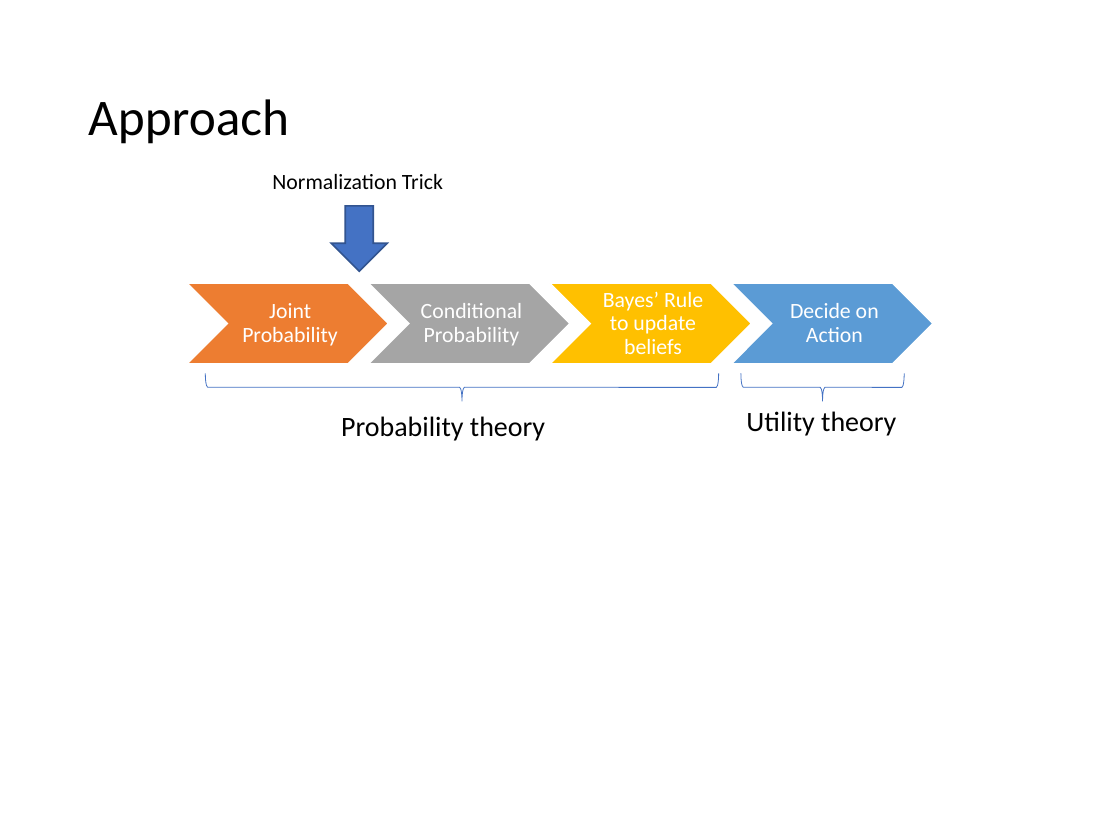
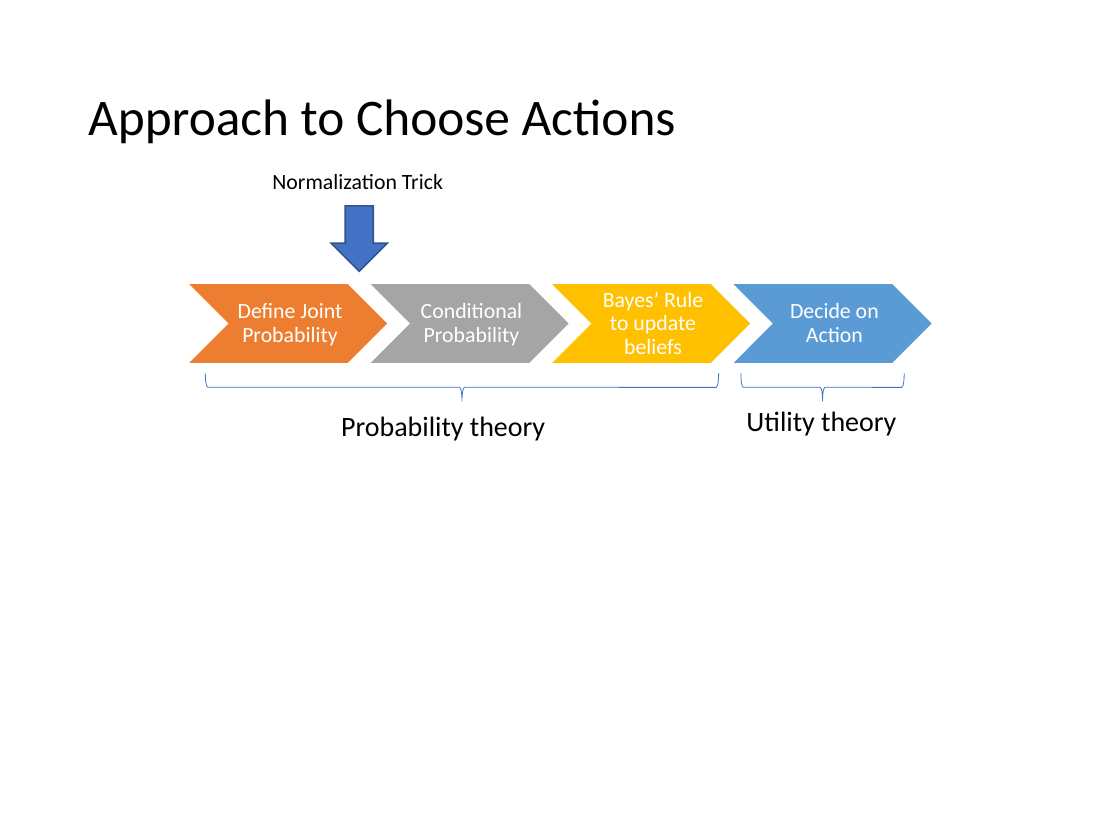
Before and after one commit to mhahsler/CS7320-AI, a slide deck: slide 24 of slides/12_uncertainty.pptx. Drawn at 1120x840 pixels with LibreOffice and Linux fonts; fonts in the diff are those of the drawing; grey boxes stand for pictures. Boxes give left, top, right and bottom in pixels: in the first picture for what was removed or moved away, otherwise in the second. Text is boxed around its words. In the diff, an @@ line names an element or a change of style, - is before the commit and + after.

```diff
--- a/slides/12_uncertainty.pptx
+++ b/slides/12_uncertainty.pptx
@@ title at (88, 99, 676, 144): text changed @@
-Approach
+Approach to Choose Actions
@@ text at (238, 303, 342, 346): text changed @@
-Joint Probability
+Define Joint Probability
```
Also in this commit, not shown: 18 other slides changed, 1 other file.
